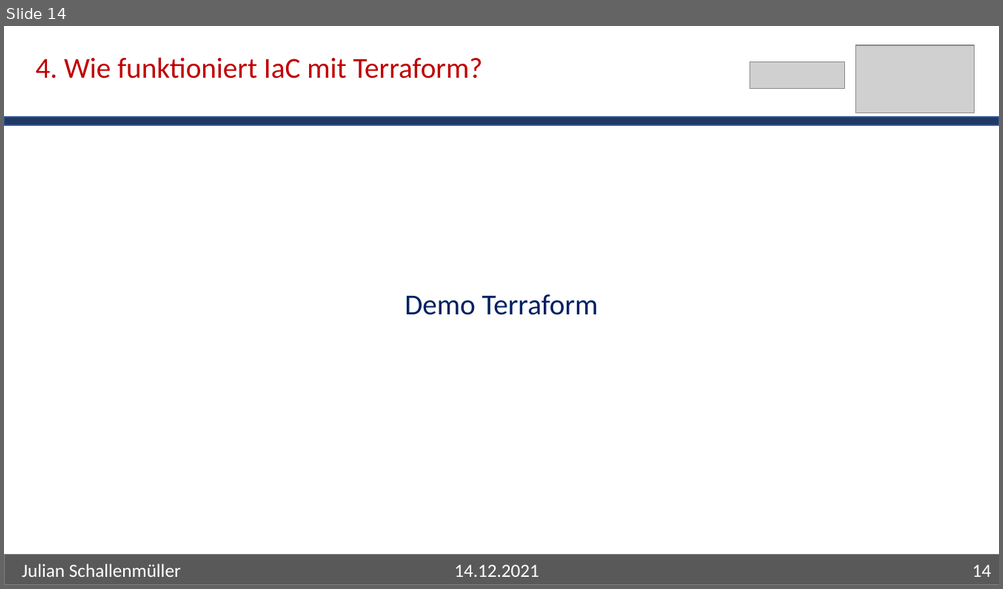
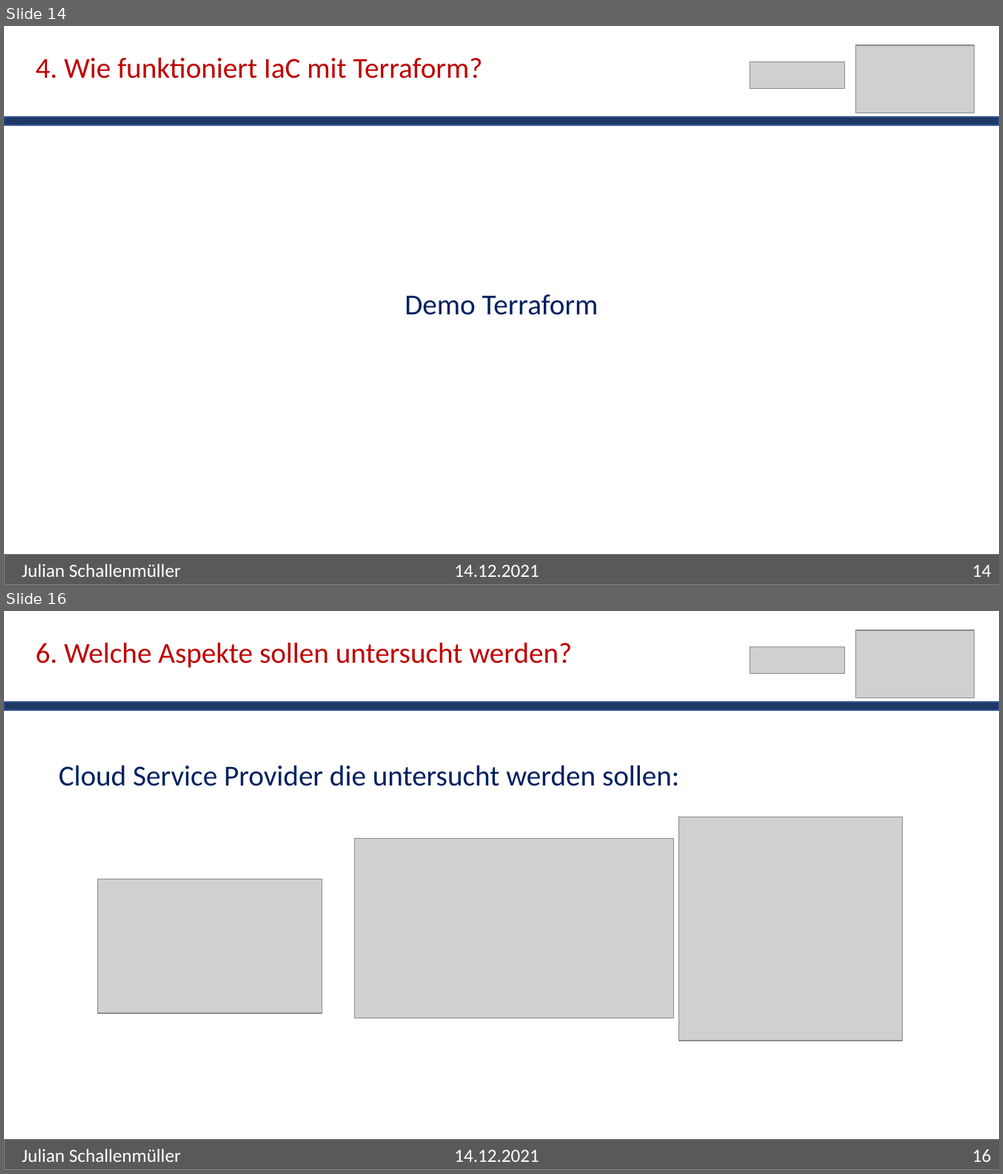
Before and after one commit to JulianSchallenmueller/Bachelorarbeit, a slide deck: Bachelorarbeitsbesuch/Präsentation.pptx. Shown one above the other, each under a label of ours: slide 14 before the commit, slides 14 and 16 after it; the slides between them are not shown. The pictures are 1003x589 and 1003x1174 pixels, drawn with LibreOffice and Linux fonts; fonts in the diff are those of the drawing; grey boxes stand for pictures. Boxes give left, top, right and bottom in pixels: in the first picture for what was removed or moved away, otherwise in the second. Text is boxed around its words. In the diff, an @@ line names an element or a change of style, - is before the commit and + after.

```diff
--- a/Bachelorarbeitsbesuch/Präsentation.pptx
+++ b/Bachelorarbeitsbesuch/Präsentation.pptx
@@ slide 16 added at (4, 611, 999, 1170), background #FFFFFF @@
@@ picture added at (856, 630, 974, 698) @@
@@ text added at (36, 642, 572, 668), 28 pt, text #C00000 @@
+6. Welche Aspekte sollen untersucht werden?
@@ picture added at (749, 647, 844, 673) @@
@@ rectangle added at (4, 702, 999, 710), fill #203864, outline #325491 1 pt @@
@@ text added at (59, 765, 679, 786), 28 pt, text #002060 @@
+Cloud Service Provider die untersucht werden sollen:
@@ picture added at (678, 817, 902, 1041) @@
@@ picture added at (355, 839, 673, 1019) @@
@@ picture added at (98, 880, 322, 1014) @@
@@ rectangle added at (4, 1140, 999, 1170), fill #595959, outline #808080 1 pt @@
@@ text added at (22, 1149, 539, 1162), 18 pt, text #FFFFFF @@
+Julian Schallenmüller 14.12.2021
@@ page number added at (972, 1150, 991, 1162), 18 pt, text #FFFFFF @@
+16
```
Also in this commit, not shown: 2 slides changed, 2 other slides added.
